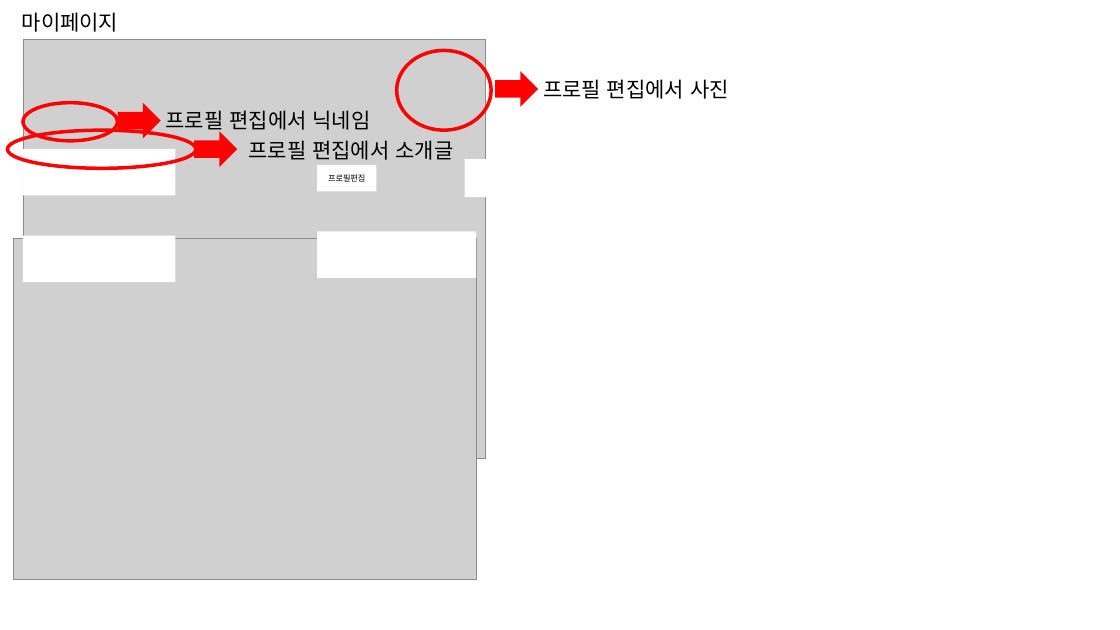
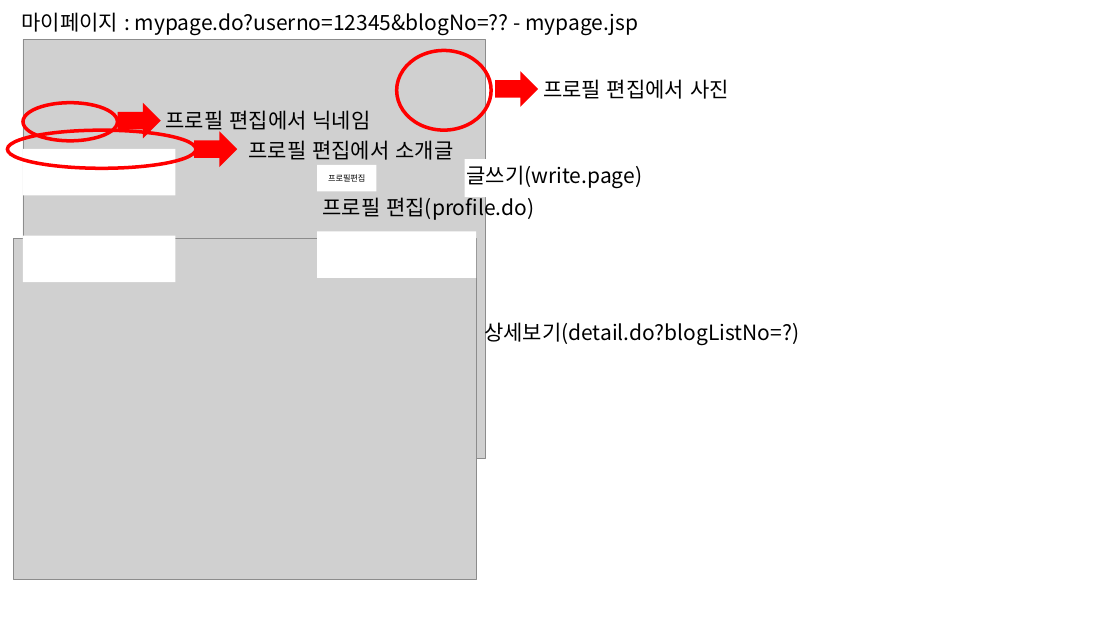
Before and after one commit to mobin1015/DOSIRAK, a slide deck: slide 3 of 브런치스토리_스토리보드.pptx. Drawn at 1120x630 pixels with LibreOffice and Linux fonts; fonts in the diff are those of the drawing; grey boxes stand for pictures. Boxes give left, top, right and bottom in pixels: in the first picture for what was removed or moved away, otherwise in the second. Text is boxed around its words. In the diff, an @@ line names an element or a change of style, - is before the commit and + after.

```diff
--- a/브런치스토리_스토리보드.pptx
+++ b/브런치스토리_스토리보드.pptx
@@ text at (22,12,638,35): text changed @@
-마이페이지
+마이페이지 : mypage.do?userno=12345&blogNo=?? - mypage.jsp
@@ text added at (467,165,643,188), 18 pt, text #000000 @@
+글쓰기(write.page)
@@ text added at (322,194,534,220), 18 pt, text #000000 @@
+프로필 편집(profile.do)
@@ text added at (484,319,799,345), 18 pt, text #000000 @@
+상세보기(detail.do?blogListNo=?)
```
Also in this commit, not shown: 8 other slides changed.
